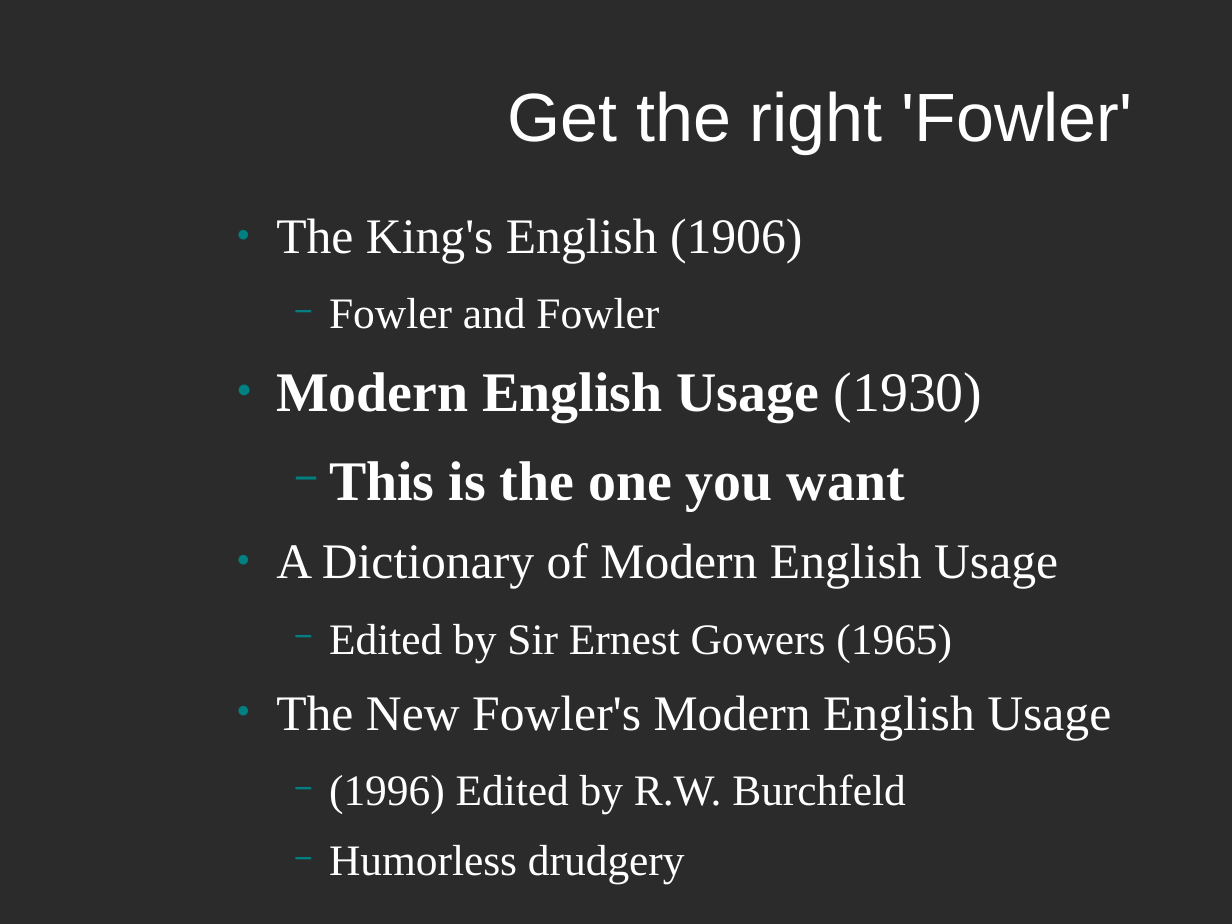
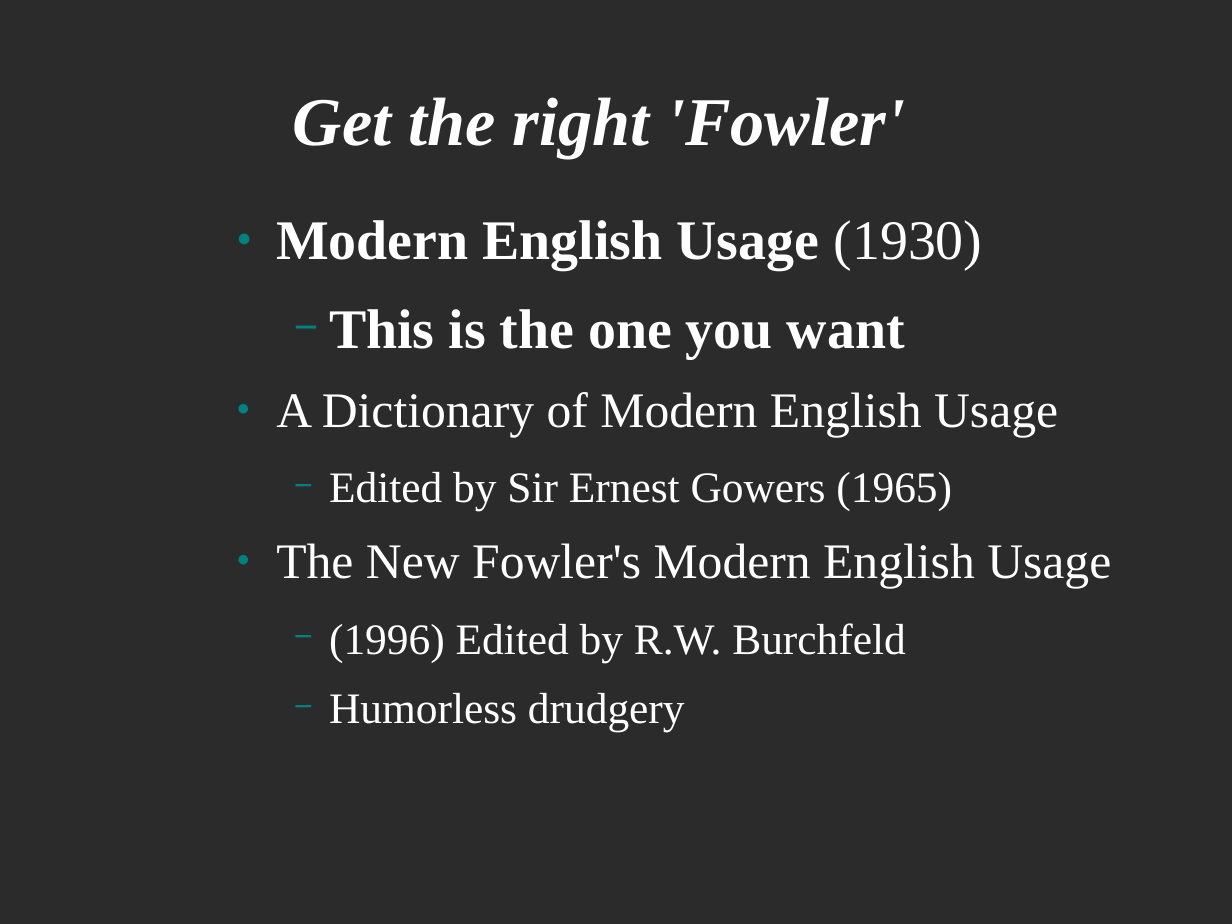
Before and after one commit to softwaresunday/Lexpress, a slide deck: slide 8 of doc/homologies.odp (slide 4 before the commit). Drawn at 1232x924 pixels with LibreOffice and Linux fonts; fonts in the diff are those of the drawing; background and template pictures are left out; a plain dark background stands for a picture behind light text. Boxes give left, top, right and bottom in pixels: in the first picture for what was removed or moved away, otherwise in the second. Text is boxed around its words. In the diff, an @@ line names an element or a change of style, - is before the commit and + after.

```diff
--- a/doc/homologies.odp
+++ b/doc/homologies.odp
@@ title "Get the right 'Fowler'" moved from (x1=507, y1=91, x2=1133, y2=153) to (x1=293, y1=97, x2=905, y2=159) @@
@@ title "Get the right 'Fowler'" at (x1=293, y1=97, x2=905, y2=159): font Arial to Times New Roman, bold on, italic on @@
@@ text at (x1=276, y1=218, x2=802, y2=329): paragraphs removed @@
-● The King's English (1906)
-  − Fowler and Fowler
```
Also in this commit, not shown: 6 other slides changed, 7 slides added, 1 other file.
